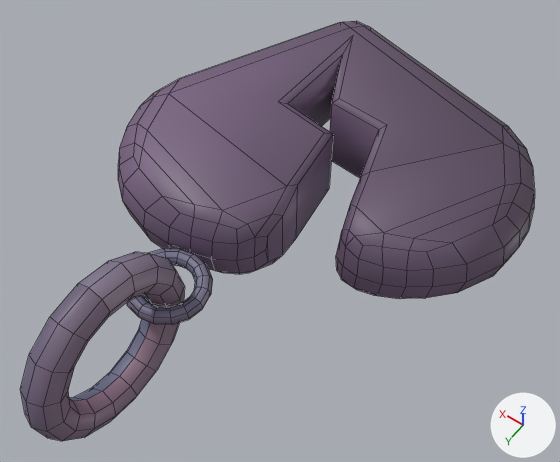
Before and after pictures for a commit that changed the FBX model gmtk25/Assets/Art/Models/CharmsBeads/charm_heart_broken.fbx.
The view is the same before and after, from a camera (50 mm lens) standing at (-1.75, 1.04, 3.29) and looking at (-0.24, -1.07, -0.04). The axes (+X, +Y, +Z) are drawn at lower right. The lights are the same throughout. Mesh edges are drawn as thin lines.

The scene before the commit, as lines of its bpy script (objects in view):
```python
me_cube_010 = bpy.data.meshes.new('Cube.010')
me_cube_010.from_pydata(...)  # 469 vertices, 463 faces; spans x -1.35..0.94, y -2.72..0.51, z -0.51..0.51
me_cube_010.materials.append(mat_m_masterpalette)  # picture img_t_masterpalette_png
ob_charm_heart_broken = bpy.data.objects.new('charm_heart_broken', me_cube_010)
ob_charm_heart_broken.location = (0.0, 0.0, 0.0)
```
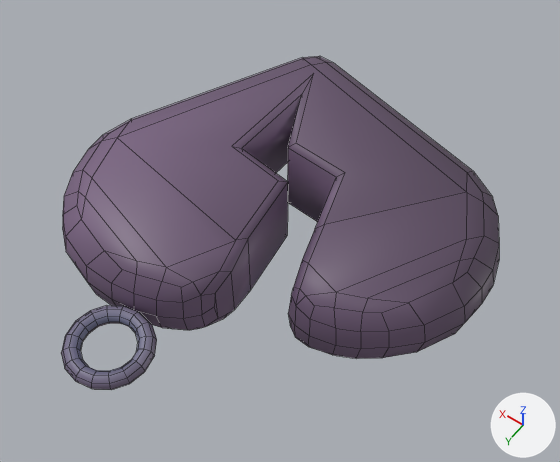
Commit message: separated charm jumper ring from charm

Patch to the scene script:
```diff
--- a/gmtk25/Assets/Art/Models/CharmsBeads/charm_heart_broken.fbx.py
+++ b/gmtk25/Assets/Art/Models/CharmsBeads/charm_heart_broken.fbx.py
@@ me_cube_010 @@
 # used by ob_charm_heart_broken; location = (0.0, 0.0, 0.0)
-me_cube_010.from_pydata(...)  # 469 vertices, 463 faces; spans x -1.35..0.94, y -2.72..0.51, z -0.51..0.51
+me_cube_010.from_pydata(...)  # 341 vertices, 335 faces; spans x -1.35..0.94, y -2.28..0.23, z -0.25..0.25
+# me_cube_010 part 1: the loose piece of 213 vertices spanning x -1.35..0.94, y -2.72..-0.64, z -0.25..0.25 is moved by (0.0, 0.43, 0.0)
+# me_cube_010 part 2: 254 vertices removed from x -0.23..0.23, y -0.66..0.51, z -0.51..0.51; 126 vertices added at x -0.23..0.23, y -0.23..0.23, z -0.05..0.05
 me_cube_010.materials.append(mat_m_masterpalette)
```

Changed parts and their boxes [x1, y1, x2, y2] in the pictures (560 x 462 px; the box of a moved part takes in the faces that stretch with it):
'charm_heart_broken', reshaped (15% narrower, 20% shorter): before [20, 21, 535, 441]; after [61, 56, 499, 390]
part 1 of me_cube_010, moved or reshaped: before [118, 21, 535, 299]; after [63, 56, 499, 359]
part 2 of me_cube_010, cut back: before [20, 248, 213, 441]; after [61, 305, 157, 390]
